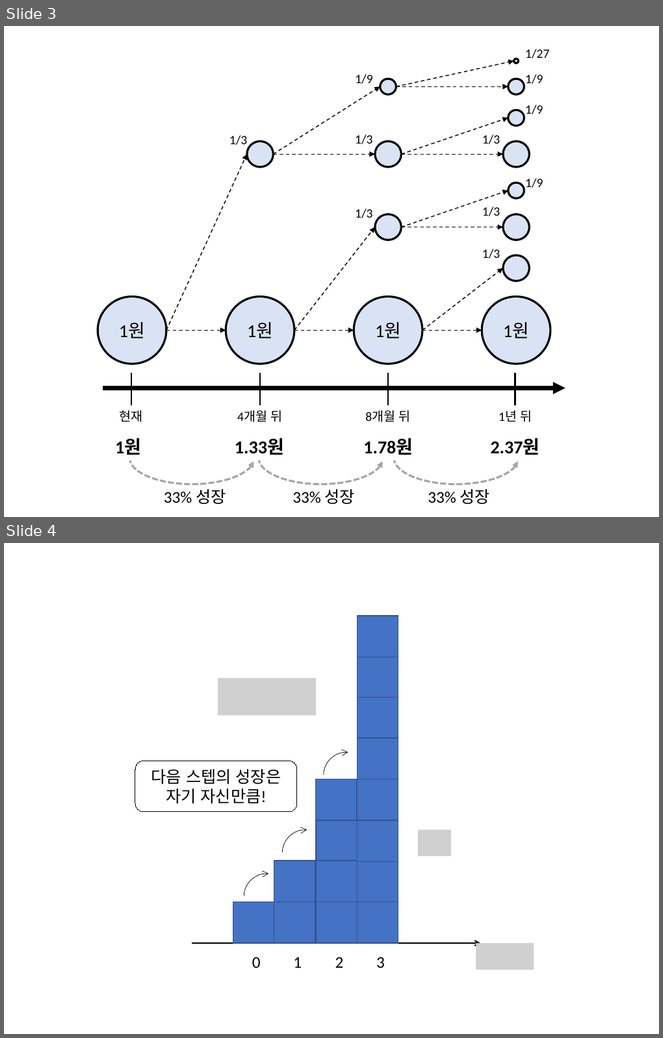
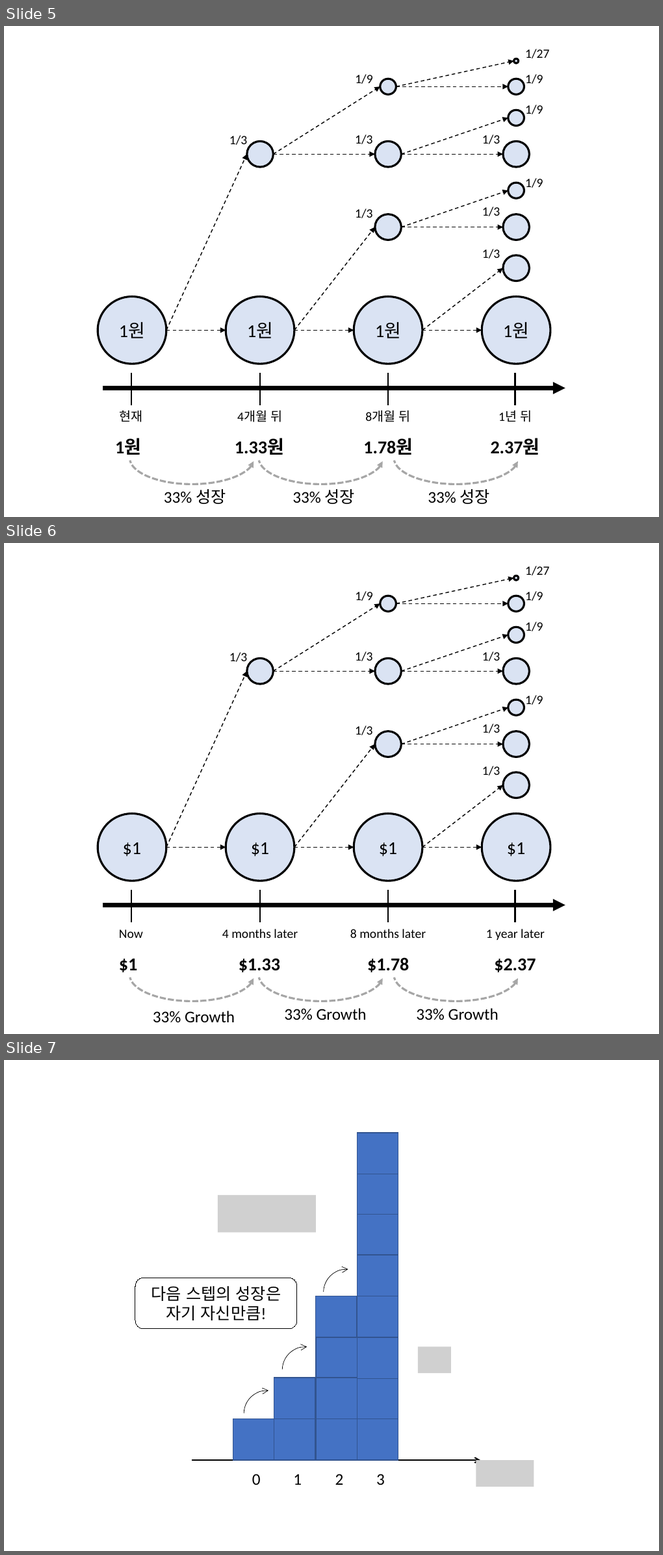
Before and after one commit to answeredbyablemind/answeredbyablemind.github.io, a slide deck: pics/2019-09-04_natural_number_e/pics.pptx. Shown one above the other, each under a label of ours: slides 3 and 4 before the commit, slides 5, 6 and 7 after it. The pictures are 663x1038 and 663x1555 pixels, drawn with LibreOffice and Linux fonts; fonts in the diff are those of the drawing; grey boxes stand for pictures. Boxes give left, top, right and bottom in pixels: in the first picture for what was removed or moved away, otherwise in the second. Text is boxed around its words. In the diff, an @@ line names an element or a change of style, - is before the commit and + after.

```diff
--- a/pics/2019-09-04_natural_number_e/pics.pptx
+++ b/pics/2019-09-04_natural_number_e/pics.pptx
@@ slide 6 added at bbox=[4, 543, 659, 1034], background #FFFFFF @@
@@ arc (boxed as its full ellipse) added at bbox=[130, 949, 254, 1002], outline #A6A6A6 2.25 pt dashed @@
@@ arc (boxed as its full ellipse) added at bbox=[259, 949, 384, 1002], outline #A6A6A6 2.25 pt dashed @@
@@ arc (boxed as its full ellipse) added at bbox=[394, 949, 518, 1002], outline #A6A6A6 2.25 pt dashed @@
@@ group added at bbox=[98, 566, 566, 973]: 19 texts, 15 arrows, 15 ellipses, 4 lines @@
+Now
+$1
+1 year later
+$1
+$1
+4 months later
+$1
+8 months later
+1/3
+1/3
+1/3
+1/3
+1/3
+1/3
+1/9
+1/9
+1/9
+1/27
+$1
+$1.33
+$1.78
+1/9
+$2.37
@@ text added at bbox=[284, 1008, 367, 1021], 18 pt, text #000000 @@
+33% Growth
@@ text added at bbox=[416, 1008, 499, 1021], 18 pt, text #000000 @@
+33% Growth
@@ text added at bbox=[153, 1011, 235, 1023], 18 pt, text #000000 @@
+33% Growth
@@ what was slide 3 is now slide 5 @@
@@ what was slide 4 is now slide 7 @@
```
Also in this commit, not shown: 3 other slides added, 9 other files.
